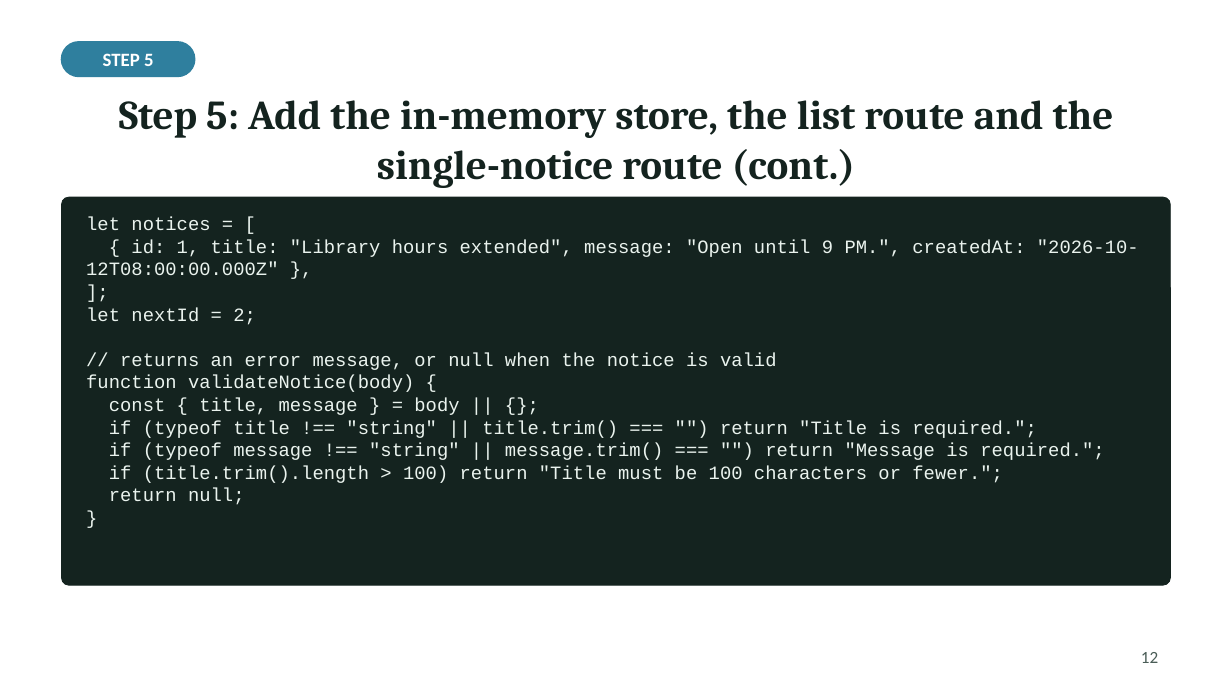
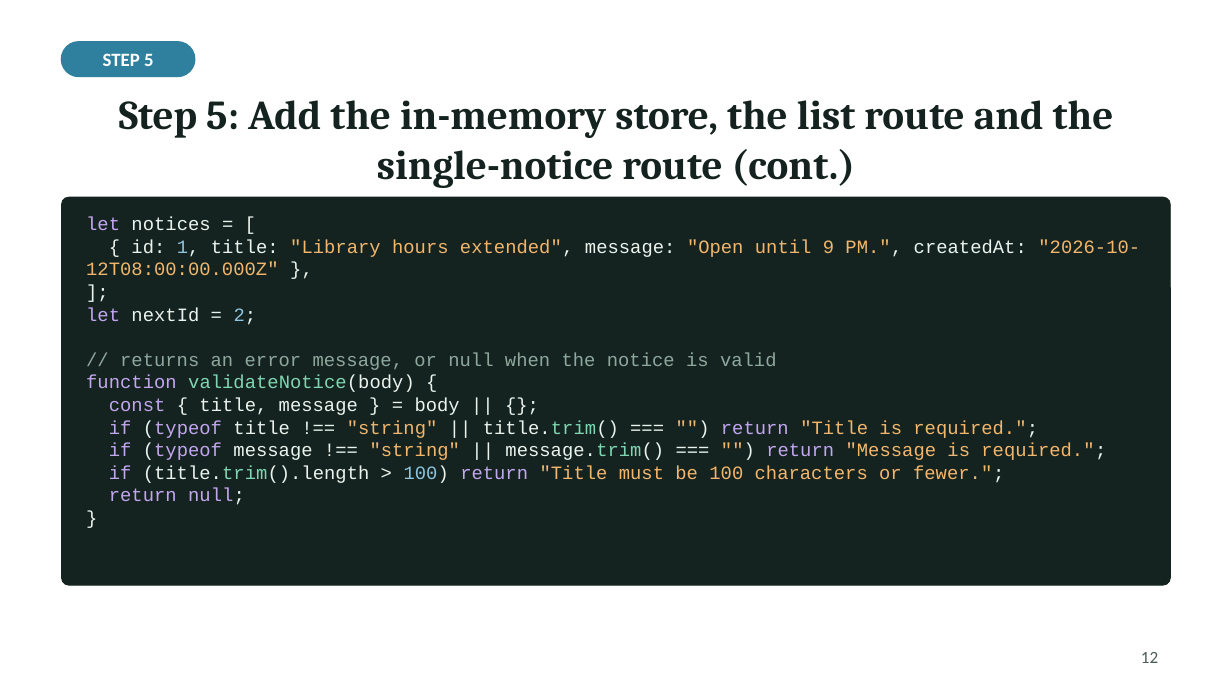
Before and after one commit to Haydzz9/sae104-site, a slide deck: slide 12 of downloads/laboratory/Week_06_Laboratory_First_Express_server_in_memory_CRUD_API.pptx. Drawn at 1232x693 pixels with LibreOffice and Linux fonts; fonts in the diff are those of the drawing. Boxes give left, top, right and bottom in pixels: in the first picture for what was removed or moved away, otherwise in the second. Text is boxed around its words. In the diff, an @@ line names an element or a change of style, - is before the commit and + after.

```diff
--- a/downloads/laboratory/Week_06_Laboratory_First_Express_server_in_memory_CRUD_API.pptx
+++ b/downloads/laboratory/Week_06_Laboratory_First_Express_server_in_memory_CRUD_API.pptx
@@ text at (x1=86, y1=217, x2=1140, y2=505): text changed @@
-let notices = [
-{ id: 1, title: "Library hours extended", message: "Open until 9 PM.", createdAt: "2026-10-12T08:00:00.000Z" },
-];
-let nextId = 2;
-// returns an error message, or null when the notice is valid
-function validateNotice(body) {
-const { title, message } = body || {};
-if (typeof title !== "string" || title.trim() === "") return "Title is required.";
-if (typeof message !== "string" || message.trim() === "") return "Message is required.";
-if (title.trim().length > 100) return "Title must be 100 characters or fewer.";
-return null;
-}
+let notices = [
+{ id: 1, title: "Library hours extended", message: "Open until 9 PM.", createdAt: "2026-10-12T08:00:00.000Z" },
+];
+let nextId = 2;
+// returns an error message, or null when the notice is valid
+function validateNotice(body) {
+const { title, message } = body || {};
+if (typeof title !== "string" || title.trim() === "") return "Title is required.";
+if (typeof message !== "string" || message.trim() === "") return "Message is required.";
+if (title.trim().length > 100) return "Title must be 100 characters or fewer.";
+return null;
+}
```
Also in this commit, not shown: 13 other slides changed, 21 other files.
